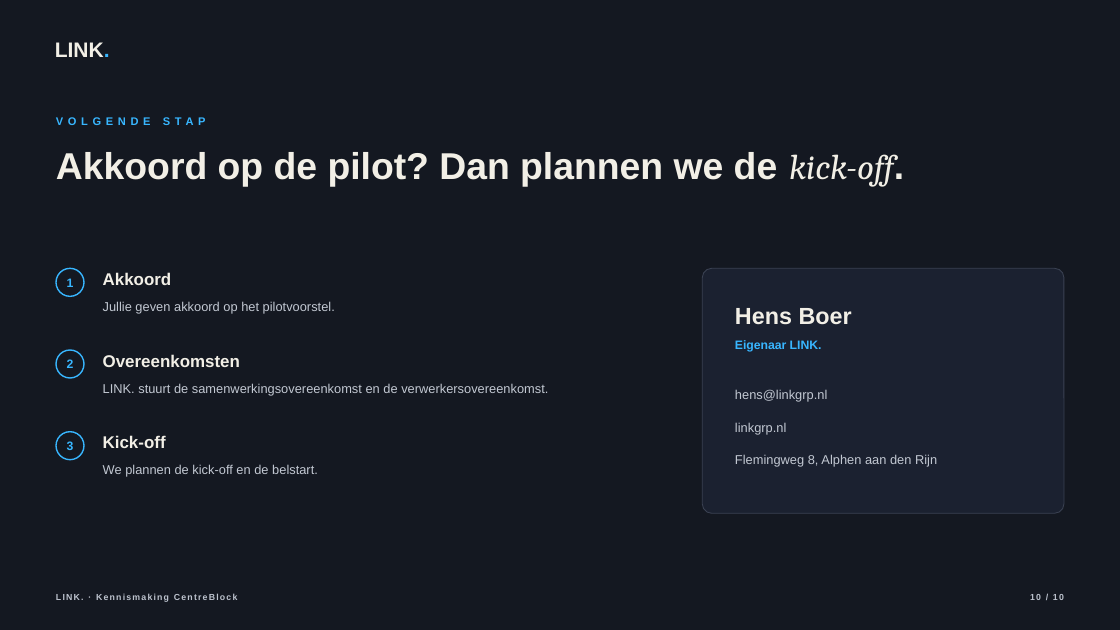
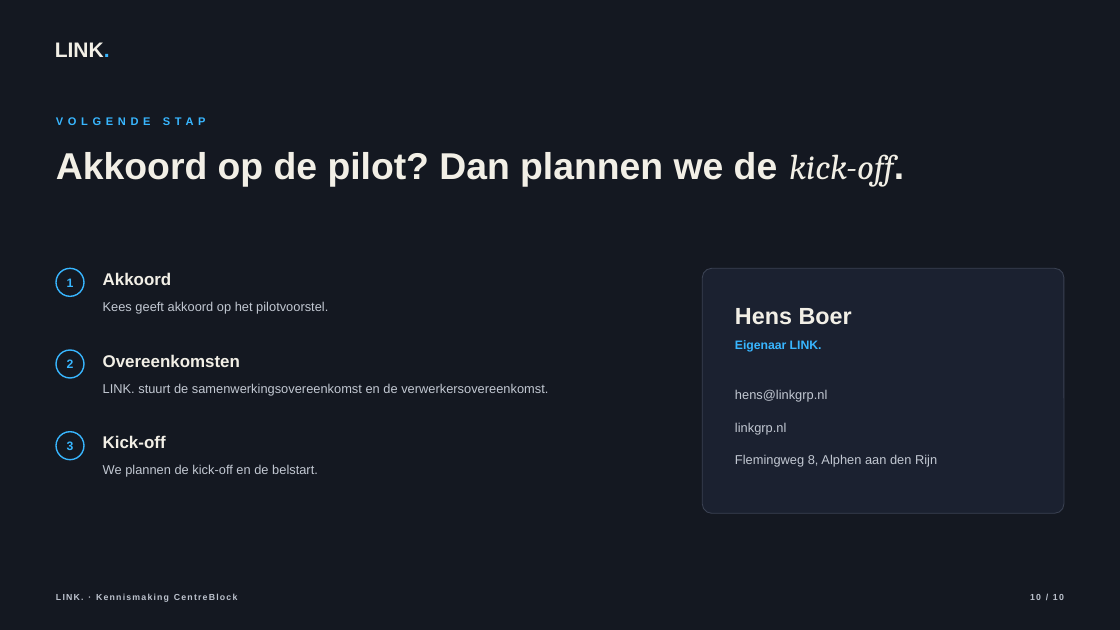
Before and after one commit to hens-lang/Test, a slide deck: slide 10 of output/LINK. kennismaking CentreBlock.pptx. Drawn at 1120x630 pixels with LibreOffice and Linux fonts; fonts in the diff are those of the drawing. Boxes give left, top, right and bottom in pixels: in the first picture for what was removed or moved away, otherwise in the second. Text is boxed around its words. In the diff, an @@ line names an element or a change of style, - is before the commit and + after.

```diff
--- a/output/LINK. kennismaking CentreBlock.pptx
+++ b/output/LINK. kennismaking CentreBlock.pptx
@@ text at box(103, 301, 328, 314): text changed @@
-Jullie geven akkoord op het pilotvoorstel.
+Kees geeft akkoord op het pilotvoorstel.
```
Also in this commit, not shown: 6 other slides changed, 10 other files.
